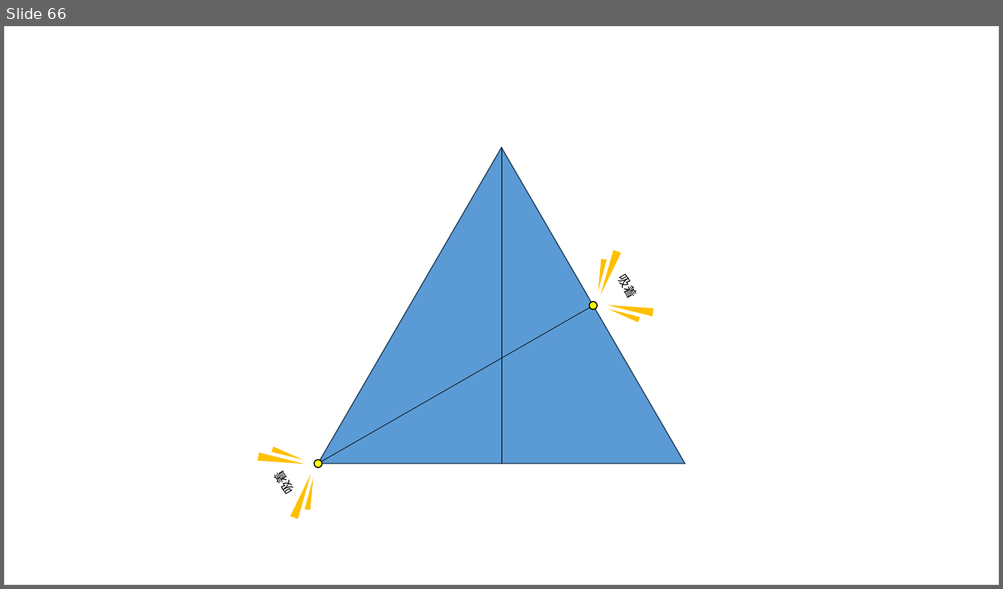
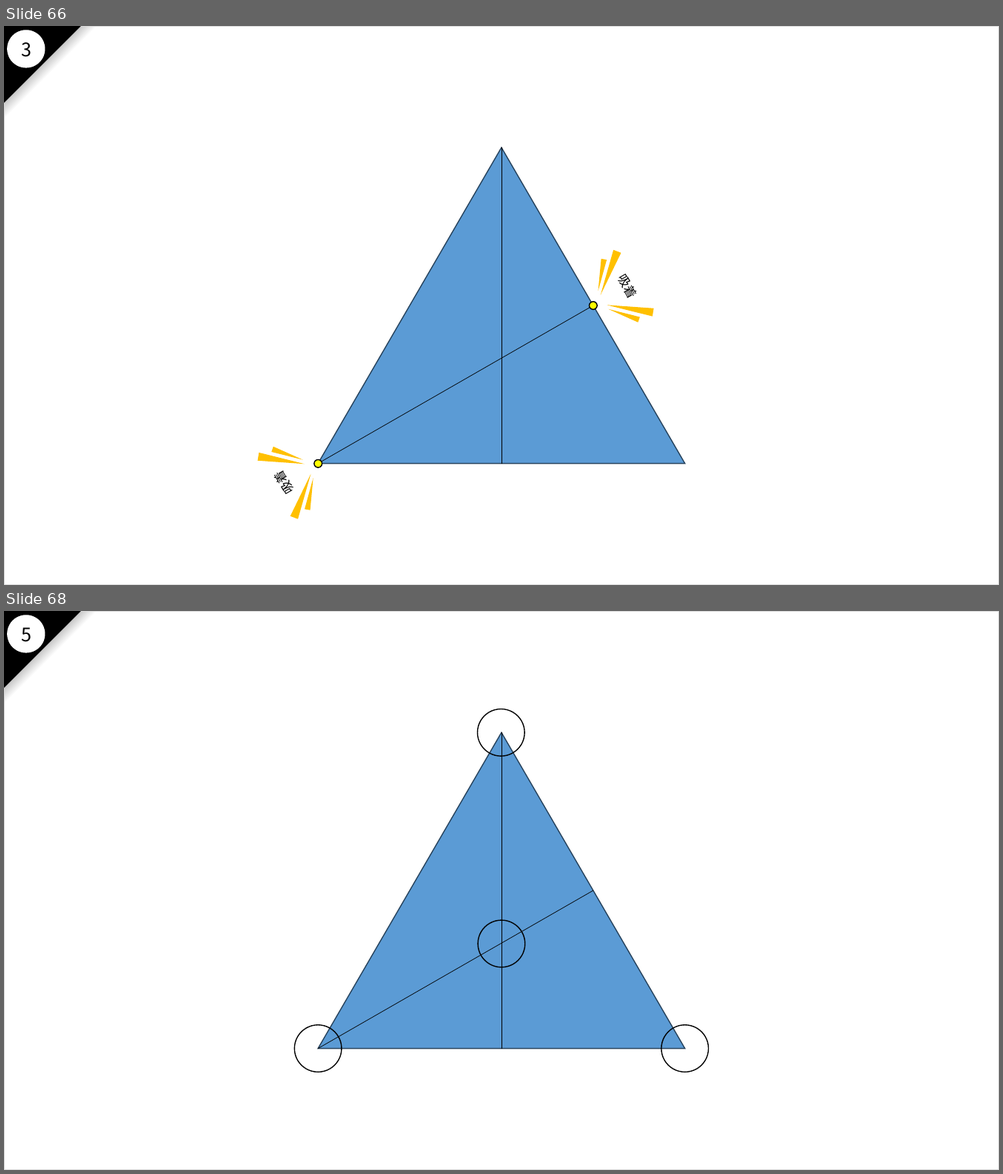
Before and after one commit to nakayama-kazuki/2021, a slide deck: pptx/power-punch-v2.pptx. Shown one above the other, each under a label of ours: slide 66 before the commit, slides 66 and 68 after it; the slides between them are not shown. The pictures are 1003x589 and 1003x1174 pixels, drawn with LibreOffice and Linux fonts; fonts in the diff are those of the drawing. Boxes give left, top, right and bottom in pixels: in the first picture for what was removed or moved away, otherwise in the second. Text is boxed around its words. In the diff, an @@ line names an element or a change of style, - is before the commit and + after.

```diff
--- a/pptx/power-punch-v2.pptx
+++ b/pptx/power-punch-v2.pptx
@@ slide 68 added at [4, 611, 999, 1170], background #FFFFFF; not listed: 4 template elements that a slide beside it also shows @@
@@ text added at [21, 627, 31, 642], 18 pt, text #000000 @@
+5
@@ ellipse added at [477, 709, 524, 756], outline #000000 1 pt @@
@@ triangle added at [318, 732, 686, 1049], fill #5B9BD5, outline #28445D 1 pt @@
@@ line added from (502, 732) to (502, 1049), #000000 0.5 pt @@
@@ line added from (594, 891) to (318, 1049), #000000 0.5 pt @@
@@ ellipse added at [478, 920, 525, 968], outline #000000 1 pt @@
@@ ellipse added at [294, 1025, 341, 1072], outline #000000 1 pt @@
@@ ellipse added at [661, 1025, 708, 1072], outline #000000 1 pt @@
@@ slide 66 changed as well @@
@@ right triangle added at [4, 26, 80, 102], fill #000000, outline #000000 1 pt @@
@@ right triangle added at [5, 27, 96, 118], fill gradient #FFFFFF to #808080 to #000000 @@
@@ ellipse added at [8, 30, 45, 67], fill #FFFFFF, outline #FFFFFF 1 pt @@
@@ text added at [21, 42, 31, 57], 18 pt, text #000000 @@
+3
```
Also in this commit, not shown: 100 other slides changed, 33 other slides added, 34 slides removed.
